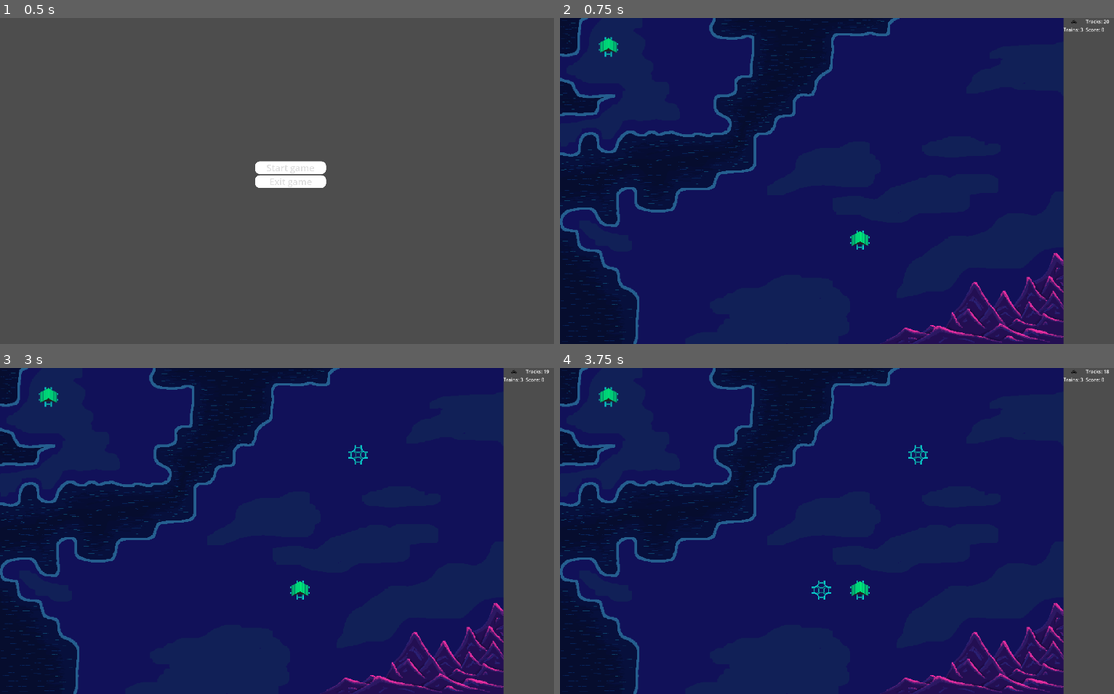
Above: before the commit, frames 1-4 (two rows, left to right).
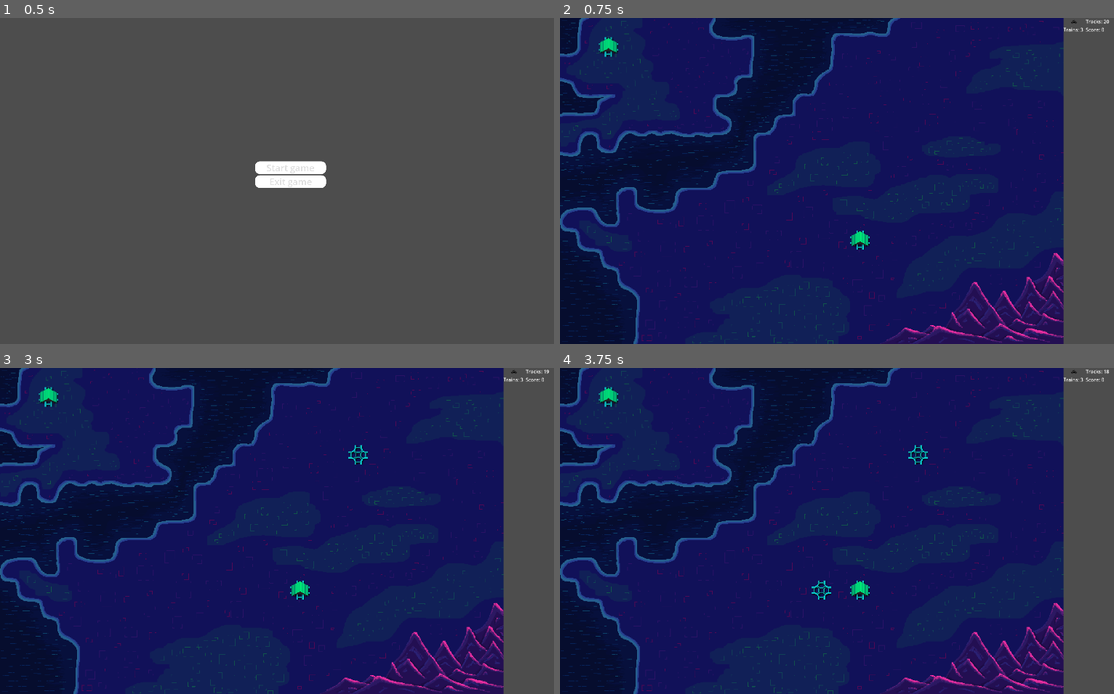
Above: after the commit, the same moments.

Repository: adrians127/euro-train
Game: Godot game, scene res://scenes/Mainmenu.tscn
Two runs of this game, one before a commit and one after it. Both use one fixed random seed, a clock stepped at 60 frames per second and the inputs below.
Inputs (mouse positions are in pixels of both pictures, inside the frame that each line leads up to):
- Up to frame 1 (0.5 s): no input
- Up to frame 2 (0.75 s): click "Start game" at 0.5 s
- Up to frame 3 (3 s): tap Enter at 1.25, 2.75 s; move the mouse to (49, 397) at 1.27 s; click (49, 397) at 1.42 s; tap Space at 2 s; move the mouse to (299, 589) at 2.02 s; click (299, 589) at 2.17 s; move the mouse to (349, 459) at 2.77 s; click (349, 459) at 2.92 s
- Up to frame 4 (3.75 s): tap Space at 3.5 s; move the mouse to (820, 596) at 3.52 s; click (820, 596) at 3.67 s

Frame 1 is identical in both runs. In frame 2, 1.8% of the frame differs, in the area x 0-91%, y 0-100%; in frame 3, 1.8%; in frame 4, 1.9%.

Commit message:
Final assets

Diff:
--- a/scripts/TileMapLayer.gd
+++ b/scripts/TileMapLayer.gd
@@ -92,7 +92,6 @@
 	_update_track_counter()
 
 func _init_map() -> void:
-	set_rendering_quadrant_size(64)
 	for x in grid_size_x:
 		for y in grid_size_y:
 			var cell = Vector2i(x, y)
Binary file changed: assets/Rail64x64.png
Binary file changed: assets/Stationbest.png
Binary file added: assets/background-europe-blur.png
Not shown, changed: assets/background-europe-blur.png.import
Binary file changed: assets/background-europe.png
